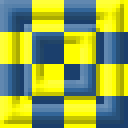
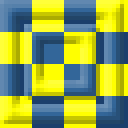
Comparing the layer stacks of the two 128×128 images. Changes:
pixels changed over [44, 44, 80, 80] (layer not identified)
